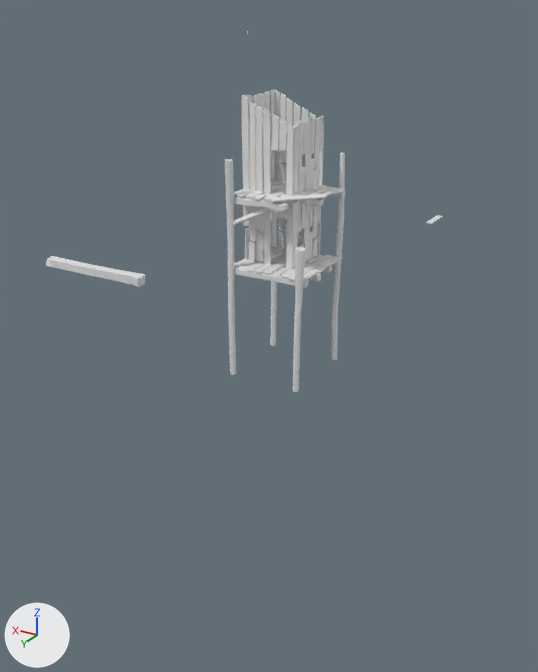
Before and after pictures for a commit that changed the Blender file Project/seaShack.blend.
One viewpoint serves both versions: a 50 mm lens placed at (-110.6, 167.3, 68.3), pointed at (-16.4, 10.2, -10.3). The lights are fixed; the arrows at lower left show +X, +Y and +Z.

The first picture shows 'Cylinder', 'Cylinder.001', 'Cylinder.002', 'Cylinder.003', 'PlankFlat', 'PlankFloor', 'PlankFloor.001', 'PlankFloor.002', 'PlankFloor.003', 'PlankFloor.004', 'PlankFloor.005', 'PlankFloor.006', 'PlankFloor.007', 'PlankFloor.008', 'PlankFloor.009', 'PlankFloor.010', 'PlankFloor.011', 'PlankFloor.012', 'PlankFloor.013'.
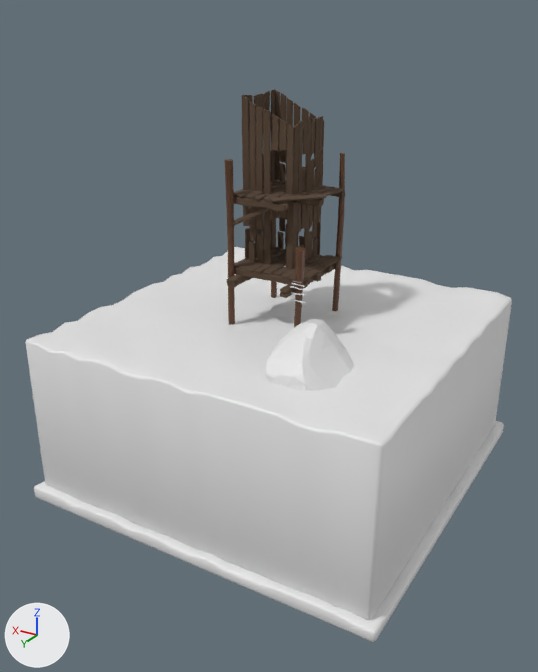
The newer file is also turned or shifted as a whole; pictures and numbers use the older file's frame.

Location of each change, [x1, y1, x2, y2] in pixels of the pictures (538 x 672 px):
'Sea', added
    after: [25, 247, 512, 620]
'Sand', added
    after: [34, 421, 504, 642]
'Icosphere', added
    after: [266, 319, 354, 391]
'PlankFloor.012', recoloured (white to brown)
    both: [242, 95, 294, 195]
'PlankFloor', recoloured (white to brown)
    both: [234, 247, 342, 288]
'PlankFloor.013', recoloured (white to brown)
    both: [281, 116, 323, 196]
'PlankFloor.008', recoloured (white to brown)
    both: [243, 201, 294, 269]
'Cylinder.001', recoloured (white to brown)
    both: [225, 159, 236, 375]
'PlankFloor.010', recoloured (white to brown)
    both: [274, 90, 324, 186]
'PlankFloor.004', deleted
    before: [46, 256, 145, 287]
'PlankFloor.009', recoloured (white to brown)
    both: [293, 200, 321, 268]
'Cylinder', recoloured (white to brown)
    both: [332, 153, 345, 360]
'Cylinder.002', recoloured (white to brown)
    both: [293, 247, 306, 392]
'PlankFloor.001', recoloured (white to brown)
    both: [234, 180, 345, 202]
'PlankFloor.011', recoloured (white to brown)
    both: [244, 30, 275, 183]
'PlankFloor.003', recoloured (white to brown)
    both: [234, 191, 345, 211]
'PlankFloor.006', recoloured
    both: [278, 206, 321, 255]
'Cylinder.003', recoloured
    both: [270, 215, 277, 346]
'PlankFloor.007', recoloured (white to brown)
    both: [245, 209, 275, 260]
'PlankFloor.015', added
    after: [280, 266, 335, 298]
'PlankFloor.014', added
    after: [226, 274, 251, 287]
'PlankFloor.002', recoloured (white to brown)
    both: [232, 207, 270, 226]
'PlankFloor.005', recoloured
    both: [263, 193, 324, 207]
'PlankFlat', deleted
    before: [426, 215, 443, 224]

Edits to the bpy script that builds the scene:
```text
Change mat_material:
    mat_material.base_color: (0.8, 0.8, 0.8) -> (0.0959, 0.0582, 0.0343)  # white #e7e7e7 -> brown #574434
Add mat_material_001:
    mat_material_001 = principled_material('Material.001')
    mat_material_001.base_color = (0.105, 0.0415, 0.0159)  # brown #5b3922
Change me_cylinder:
    where me_cylinder.from_pydata(...)  # 41 vertices, 41 faces; spans x -1.7..1.7, y -1.6..1.6, z -30.3..30.4
    add me_cylinder.materials.append(mat_material_001)  # brown #5b3922
Change me_cylinder_001:
    where me_cylinder_001.from_pydata(...)  # 35 vertices, 36 faces; spans x -1.4..1.3, y -1.4..1.4, z -30.3..30.4
    add me_cylinder_001.materials.append(mat_material_001)  # brown #5b3922
Change me_cylinder_002:
    where me_cylinder_002.from_pydata(...)  # 36 vertices, 37 faces; spans x -2.4..1.0, y -1.5..1.6, z -30.3..10.3
    add me_cylinder_002.materials.append(mat_material_001)  # brown #5b3922
Change me_cylinder_003:
    where me_cylinder_003.from_pydata(...)  # 44 vertices, 45 faces; spans x -1.4..1.4, y -1.2..1.2, z -30.3..22.6
    add me_cylinder_003.materials.append(mat_material_001)  # brown #5b3922
Add me_plane:
    me_plane.from_pydata(...)  # 1336 vertices, 1334 faces; spans x -50.6..50.6, y -50.6..50.6, z -47.8..-1.8
    me_plane.polygons.foreach_set('use_smooth', [True] * 1334)
Add me_cube_038:
    me_cube_038.from_pydata(...)  # 1336 vertices, 1334 faces; spans x -52.9..52.9, y -52.9..52.9, z -12.8..-8.6
    me_cube_038.polygons.foreach_set('use_smooth', [True] * 1334)
Add me_cube_037:
    me_cube_037.from_pydata(...)  # 136 vertices, 135 faces; spans x -14.9..14.3, y 18.3..21.1, z -7.5..-5.0
    me_cube_037.materials.append(mat_material)  # brown #574434
Add me_cube_036:
    me_cube_036.from_pydata(...)  # 152 vertices, 150 faces; spans x -15.2..13.9, y -1.6..1.4, z -1.2..1.3
    me_cube_036.materials.append(mat_material)  # brown #574434
Add me_icosphere:
    me_icosphere.from_pydata(...)  # 1573 vertices, 3142 faces; spans x -46.4..20.1, y -25.4..54.0, z -7.1..56.4
Remove ob_plankflat:
    ob_plankflat = bpy.data.objects.new('PlankFlat', me_cube_002)
    ob_plankflat.location = (-45.6, -29.7, 17.3)
Remove ob_plankfloor_004:
    ob_plankfloor_004 = bpy.data.objects.new('PlankFloor.004', me_cube_026)
    ob_plankfloor_004.location = (-12.7, 63.5, 25.4)
    ob_plankfloor_004.rotation_euler = (0.0, 0.0, 3.142)  # degrees (0, 0, 180)
Add ob_sea:
    ob_sea = bpy.data.objects.new('Sea', me_plane)
    ob_sea.location = (-13.7, -4.2, -7.9)
Add ob_sand:
    ob_sand = bpy.data.objects.new('Sand', me_cube_038)
    ob_sand.location = (-13.7, -4.2, -46.2)
Add ob_plankfloor_015:
    ob_plankfloor_015 = bpy.data.objects.new('PlankFloor.015', me_cube_037)
    ob_plankfloor_015.location = (-1.3, -3.4, 9.0)
    ob_plankfloor_015.rotation_euler = (0.0, 0.0, 1.571)  # degrees (0, 0, 90)
Add ob_plankfloor_014:
    ob_plankfloor_014 = bpy.data.objects.new('PlankFloor.014', me_cube_036)
    ob_plankfloor_014.location = (-4.7, -3.0, 2.8)
    ob_plankfloor_014.rotation_euler = (0.0, 0.0, 1.571)  # degrees (0, 0, 90)
Add ob_icosphere:
    ob_icosphere = bpy.data.objects.new('Icosphere', me_icosphere)
    ob_icosphere.location = (-7.2, -15.9, -55.5)
```
